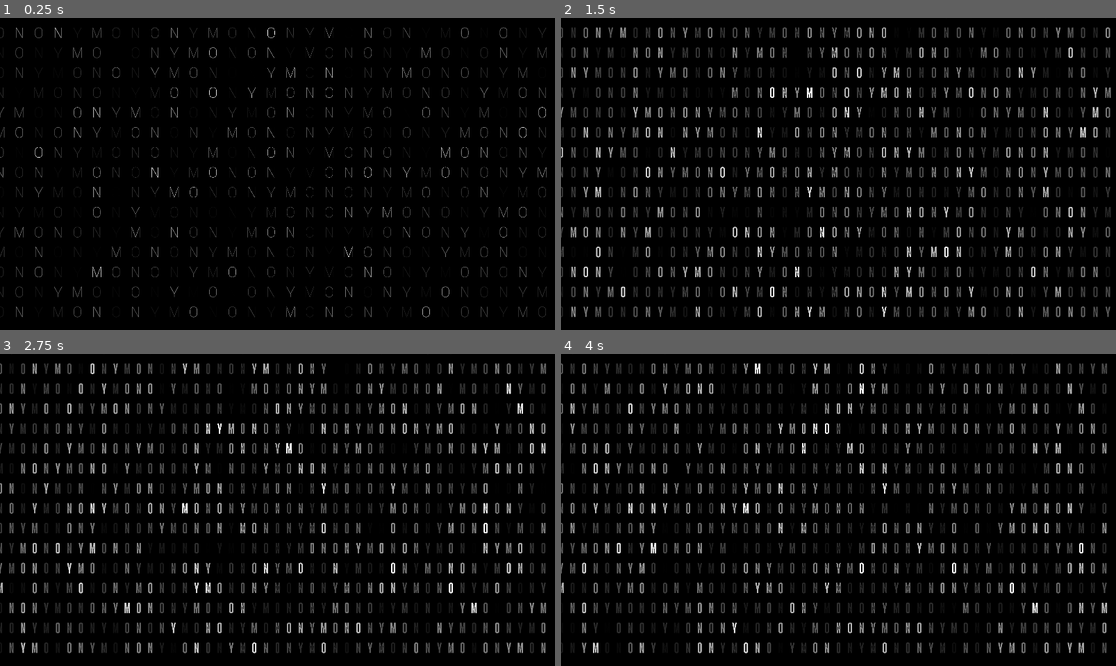
Above: before the commit, frames 1-4 (two rows, left to right).
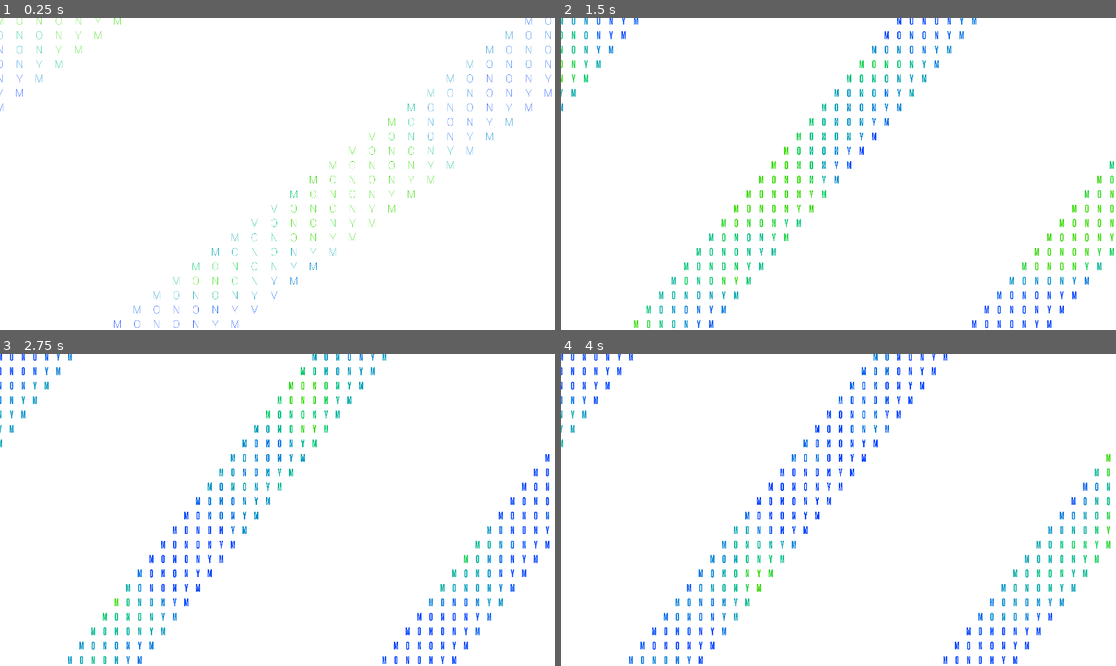
Above: after the commit, the same moments.

Repository: bits-by-brandon/mononym-square
Game: Godot game, scene res://control.tscn
The game is run twice, just before and just after one commit, with the same random seed, the same clock (stepped at 60 frames per second) and the same inputs.
Inputs:
- Up to frame 1 (0.25 s): no input
- Up to frame 2 (1.5 s): no input
- Up to frame 3 (2.75 s): no input
- Up to frame 4 (4 s): no input

The runs differ from the first frame. In frame 1, 100% of the frame differs, in the area x 0-100%, y 0-100%; in frame 2, 100%; in frame 3, 100%; in frame 4, 100%.

Commit message:
gradual grid

Diff:
--- a/control.tscn
+++ b/control.tscn
@@ -118,8 +118,8 @@
 
 [sub_resource type="Gradient" id="Gradient_ij2ds"]
 interpolation_color_space = 2
-offsets = PackedFloat32Array(0.118881, 0.762238)
-colors = PackedColorArray(0, 0, 0, 0, 1, 1, 1, 1)
+offsets = PackedFloat32Array(0.435315, 0.627622)
+colors = PackedColorArray(0, 0.25, 1, 1, 0.200667, 0.86, 0, 1)
 
 [node name="Control" type="Control"]
 layout_mode = 3
@@ -148,34 +148,37 @@
 anchor_bottom = 1.0
 grow_horizontal = 2
 grow_vertical = 2
-color = Color(0, 0, 0, 1)
 
 [node name="Renderer" type="Control" parent="ColorRect"]
 layout_mode = 1
 anchors_preset = 15
 anchor_right = 1.0
 anchor_bottom = 1.0
-offset_right = -1.0
 grow_horizontal = 2
 grow_vertical = 2
 script = ExtResource("2_84q8o")
 font = SubResource("FontVariation_hamw1")
-font_size = 51
+text = "MONONYM                    "
+font_size = 38
 font_size_beat_curve = null
 letter_offset = 1
 letter_offset_beat_curve = null
 grid_size_x = 68.669
 grid_size_x_beat_curve = null
-grid_size_y = 69.106
+grid_size_y = 50.0
 grid_size_y_beat_curve = null
 colors = SubResource("Gradient_ij2ds")
-font_size = 51
+font_size = 38
 font_size_beat_curve = null
-zoom_x = 1.0
+zoom_x = 0.084
 zoom_x_beat_curve = null
-zoom_y = 1.0
+zoom_y = 0.152
 zoom_y_beat_curve = null
-noise_speed = 11.853
+noise_speed = 11.741
 noise_speed_beat_curve = null
+velocity_x = 35.171
+velocity_x_beat_curve = null
+velocity_y = -21.805
+velocity_y_beat_curve = null
 font_width = 212.739
 font_weight = 350.478
--- a/control_with_beats.gd
+++ b/control_with_beats.gd
@@ -6,24 +6,12 @@
 # Knobs
 var font_size := 16
 var letter_offset := 3
-var grid_size_x := 20.0:
-	set(value):
-		grid_size_x = value
-		grid_size.x = value
-var grid_size_y := 20.0:
-	set(value):
-		grid_size_y = value
-		grid_size.y = value
+var grid_size_x := 20.0
+var grid_size_y := 20.0
 var noise_speed := 30.0
 var colors: Gradient = Gradient.new()
-var zoom_x := 1.0:
-	set(value):
-		zoom.x = value
-		zoom_x = value
-var zoom_y := 1.0:
-	set(value):
-		zoom.y = value
-		zoom_y = value
+var zoom_x := 1.0
+var zoom_y := 1.0
 var velocity_x := 0.0
 var velocity_y := 0.0
 
@@ -35,8 +23,6 @@
 var beat_bpm := 120
 var beat_curves: Dictionary = {}
 
-var grid_size: Vector2 = Vector2(grid_size_x, grid_size_y)
-var zoom := Vector2(zoom_x, zoom_y)
 var noise: Noise
 var elapsed_time: float = 0.0
 var noise_time: float = 0.0
@@ -56,14 +42,16 @@
 
 	var properties = []
 	export_range(properties, &"font_size", 1, 100, 1)
-	export_range(properties, &"letter_offset", 1, 100, 1)
-	export_range(properties, &"grid_size_x", 1.0, 100.0, 0.01)
-	export_range(properties, &"grid_size_y", 1.0, 100.0, 0.01)
+	export_range(properties, &"letter_offset", 0, 10, 1)
+	export_range(properties, &"grid_size_x", 10.0, 300.0, 0.01, true)
+	export_range(properties, &"grid_size_y", 10.0, 300.0, 0.01, true)
 	export_colors(properties)
 	export_range(properties, &"font_size", 1, 100, 1)
-	export_range(properties, &"zoom_x", 1.0, 100.0, 0.01)
-	export_range(properties, &"zoom_y", 1.0, 100.0, 0.01)
-	export_range(properties, &"noise_speed", 1, 100, 0.01)
+	export_range(properties, &"zoom_x", 0.01, 10.0, 0.01, true)
+	export_range(properties, &"zoom_y", 0.01, 10.0, 0.01, true)
+	export_range(properties, &"noise_speed", 1.0, 200.0, .01)
+	export_range(properties, &"velocity_x", -100.0, 100.0, 0.01)
+	export_range(properties, &"velocity_y", -100.0, 100.0, 0.01)
 
 	properties.append({
 		"name": "font_width",
@@ -111,7 +99,7 @@
 	if property == "font_weight":
 		return font.variation_opentype[WEIGHT_KEY]
 
-func export_range(properties: Array, prop_name: String, prop_min: float, prop_max: float, step: float=0.01):
+func export_range(properties: Array, prop_name: String, prop_min: float, prop_max: float, step: float=0.01, exp: bool=false):
 	properties.append({
 		"name": prop_name.capitalize(),
 		"type": TYPE_NIL,
@@ -124,7 +112,7 @@
 		"type": TYPE_FLOAT,
 		"usage": PROPERTY_USAGE_DEFAULT,
 		"hint": PROPERTY_HINT_RANGE,
-		"hint_string": "%.2f, %.2f, %.2f" % [prop_min, prop_max, step]
+		"hint_string": "%.2f, %.2f, %.2f" % [prop_min, prop_max, step] + (", exp" if exp else "")
 	})
 
 	properties.append({
@@ -188,7 +176,6 @@
 	})
 
 func _ready():
-	print_debug(font.variation_opentype)
 	noise = FastNoiseLite.new()
 	noise.seed = 1
 
@@ -209,22 +196,28 @@
 func _draw():
 	var letter_index = 0
 	var letter_index_2 = 0
-	for y in range(0, size.y, grid_size.y):
-		for x in range(0, size.x, grid_size.x):
-			var noise_val = noise.get_noise_3d(x * zoom.x + offset.x, y * zoom.y + offset.y, noise_time)
-			var letter := text[letter_index % text.length()]
-			var unicode := text.unicode_at(letter_index % text.length())
-			var width := font.get_char_size(unicode, font_size).x
-			draw_string(
+	var y := 0.0
+	var x := 0.0
+
+	while y < size.y:
+		x = 0.0
+		while x < size.x:
+			var noise_val = noise.get_noise_3d(x * zoom_x + offset.x, y * zoom_y + offset.y, noise_time)
+			var i := int(letter_index % text.length())
+			var letter := text[i]
+			var unicode := text.unicode_at(i)
+			var char_size := font.get_char_size(unicode, font_size)
+			draw_char(
 				font,
-				Vector2(x - width / 2, y),
+				Vector2(x - char_size.x / 2, y + char_size.y / 2),
 				letter,
-				HORIZONTAL_ALIGNMENT_LEFT,
-				- 1,
 				font_size,
 				colors.sample(remap(noise_val, -1, 1, 0, 1))
 			)
 
 			letter_index += 1
+			x += grid_size_x
+
 		letter_index_2 += letter_offset
 		letter_index = letter_index_2
+		y += grid_size_y
